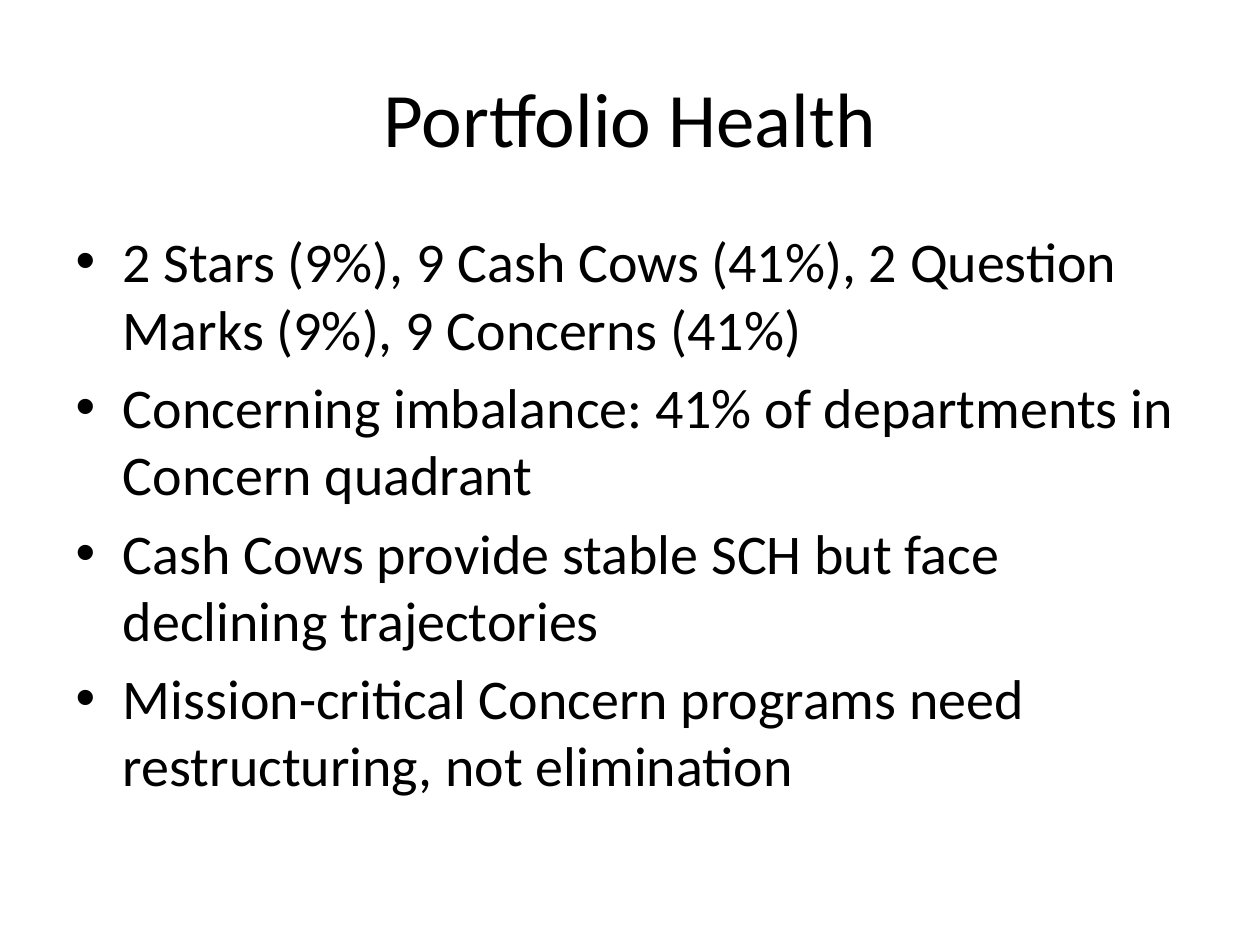
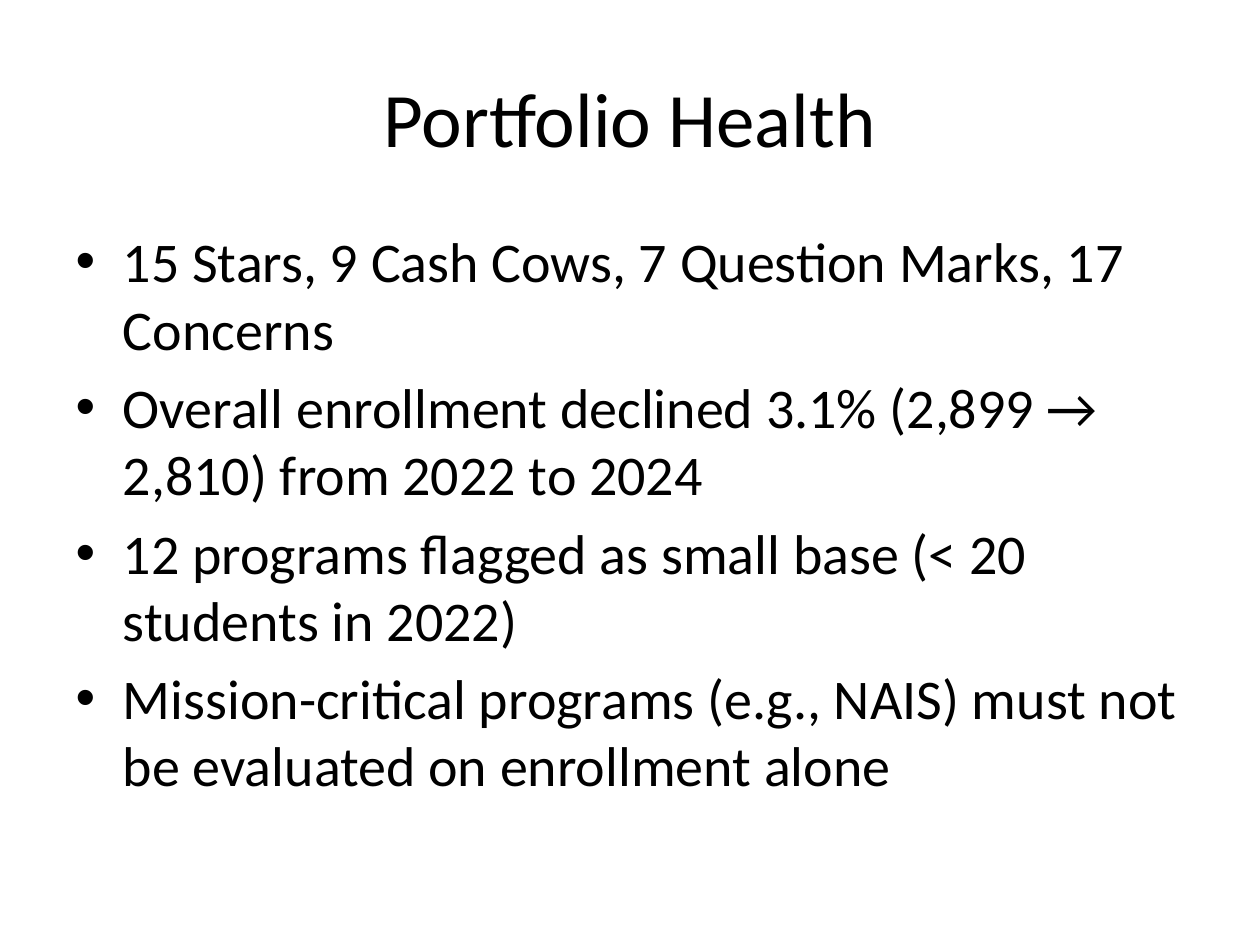
Before and after one commit to sarardm/flc-strategy-optimization-dashboard, a slide deck: slide 8 of generated_docs/BCG_Slide_Deck.pptx (slide 7 before the commit). Drawn at 1260x945 pixels with LibreOffice and Linux fonts; fonts in the diff are those of the drawing. Boxes give left, top, right and bottom in pixels: in the first picture for what was removed or moved away, otherwise in the second. Text is boxed around its words. In the diff, an @@ line names an element or a change of style, - is before the commit and + after.

```diff
--- a/generated_docs/BCG_Slide_Deck.pptx
+++ b/generated_docs/BCG_Slide_Deck.pptx
@@ text at (123, 243, 1177, 787): text changed @@
-• 2 Stars (9%), 9 Cash Cows (41%), 2 Question Marks (9%), 9 Concerns (41%)
-• Concerning imbalance: 41% of departments in Concern quadrant
-• Cash Cows provide stable SCH but face declining trajectories
-• Mission-critical Concern programs need restructuring, not elimination
+• 15 Stars, 9 Cash Cows, 7 Question Marks, 17 Concerns
+• Overall enrollment declined 3.1% (2,899 → 2,810) from 2022 to 2024
+• 12 programs flagged as small base (< 20 students in 2022)
+• Mission-critical programs (e.g., NAIS) must not be evaluated on enrollment alone
```
Also in this commit, not shown: 6 other slides changed, 2 slides added, 1 slide removed, 15 other files.
